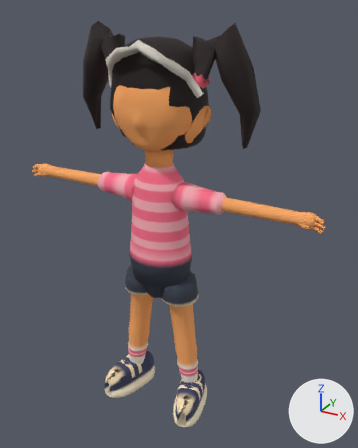
Before and after pictures for a commit that changed the glTF model public/v2/models/kid_zippy.glb.
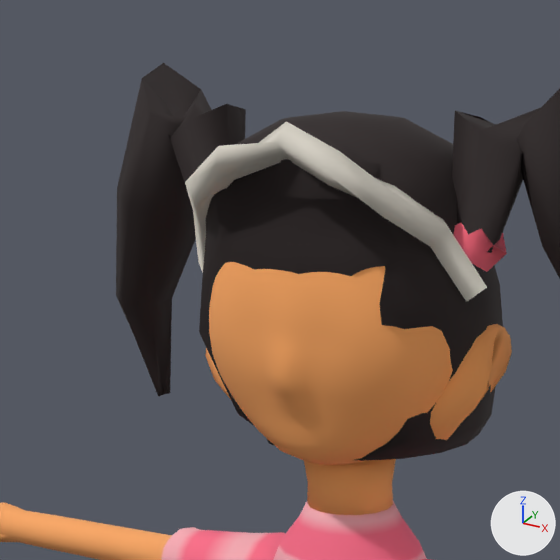
The first picture shows the older version from a camera (50 mm lens) standing at (2.36, -3.9, 4.13) and looking at (0.13, 0.15, 2.1). The close-ups show the older and then the newer version on the part from 13% to 63% of the width and 0% to 41% of the height of that picture. Only the edits that show in the close-ups are written down. Every picture has the same lights, and +X, +Y and +Z are marked at lower right. Objects named as collision shapes, trigger or cutter boxes, shadow casters or lower levels of detail are left out. Vertices at exactly the same position are counted once.

In view in the first close-up: 'kid_zippy_LOD0'.
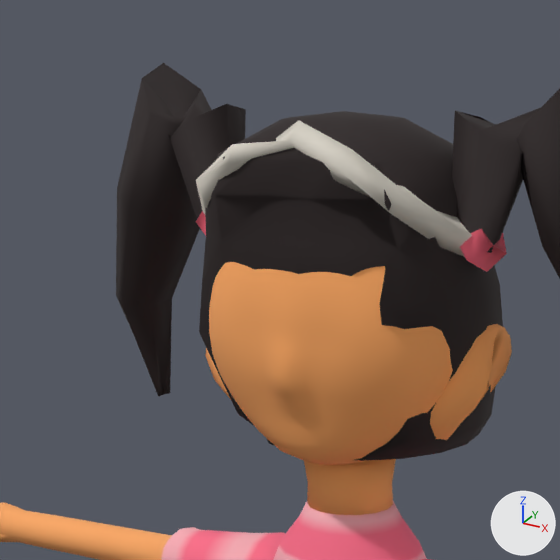
Pixel boxes [x1, y1, x2, y2] of what changed, in the close-ups (560 x 560 px; the box of a moved part takes in the faces that stretch with it):
part 1 of me_kid_zippy_lod0_mesh_001, moved or reshaped: before [185, 121, 487, 301]; after [196, 120, 472, 257]

The change in detail:
me_kid_zippy_lod0_mesh_001 has 3670 vertices, 6984 faces and spans x -1.62..1.62, y -0.45..0.5, z 0.01..4.01.
me_kid_zippy_lod0_mesh_001 is used by ob_kid_zippy_lod0; location (0.0, 0.0, 0.0).
me_kid_zippy_lod0_mesh_001 part 1: 38 of 3670 vertices moved; they spanned x -0.49..0.49, y -0.38..-0.01, z 3.42..3.88 and now span x -0.46..0.46, y -0.32..0.03, z 3.52..3.88; mean shift (0.0, 0.06, 0.03); largest move (-0.44, -0.01, 3.46) -> (-0.41, 0.03, 3.6).
